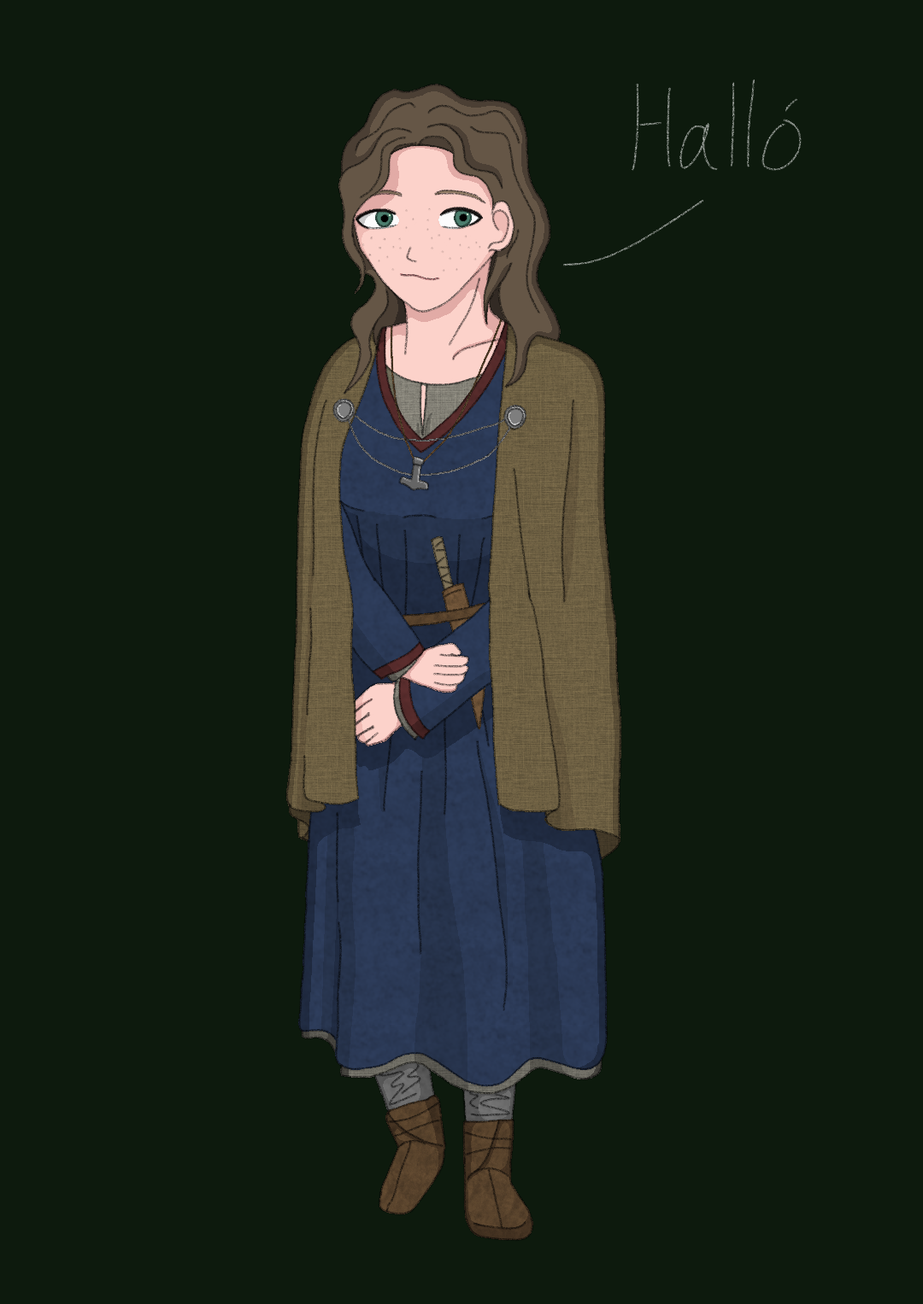
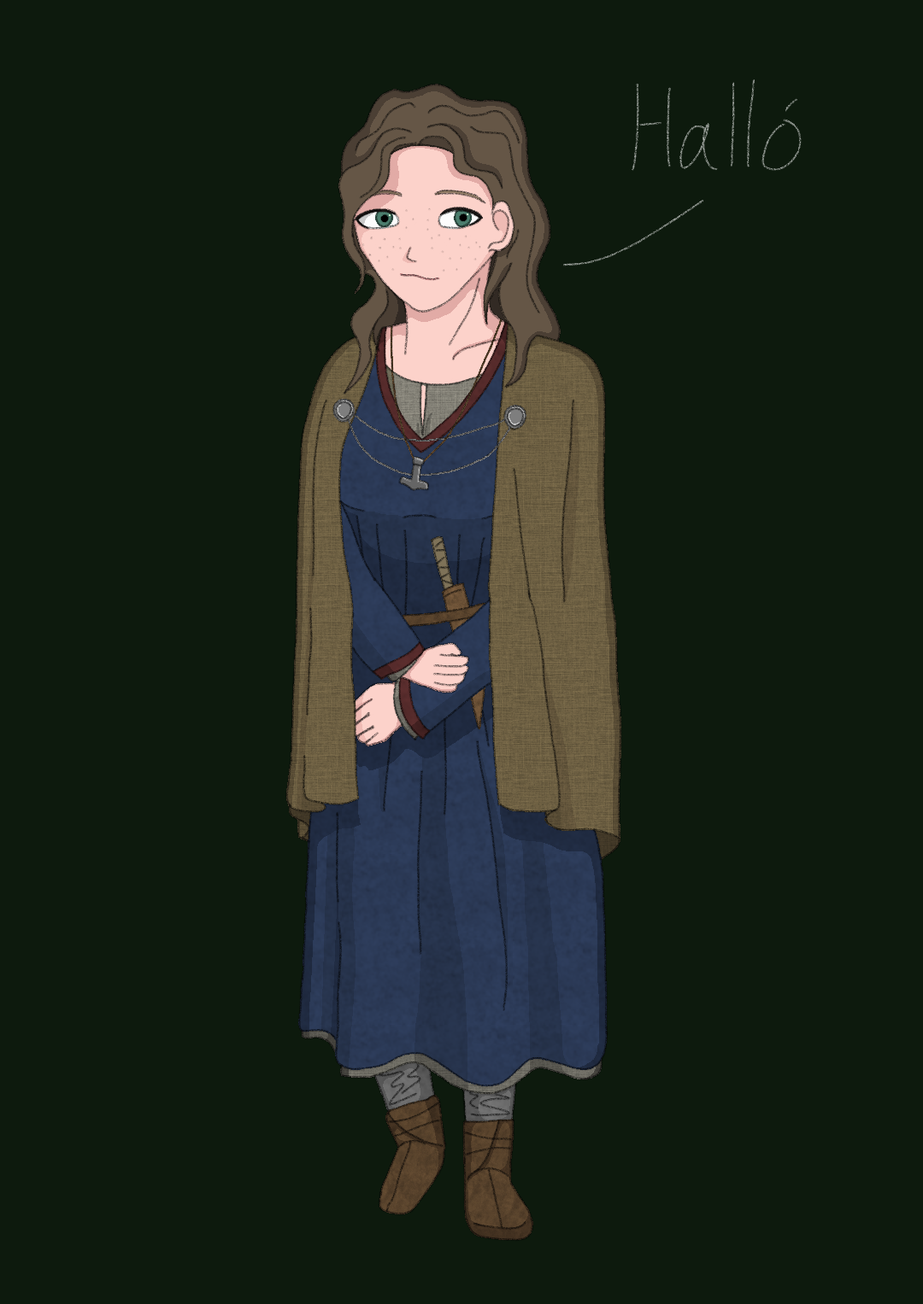
Revision of a layered 923 × 1304 image; what changed, layer by layer:
painted on "color" over [left=354, top=210, right=417, bottom=264]
painted on "background" over [left=391, top=213, right=452, bottom=229]
